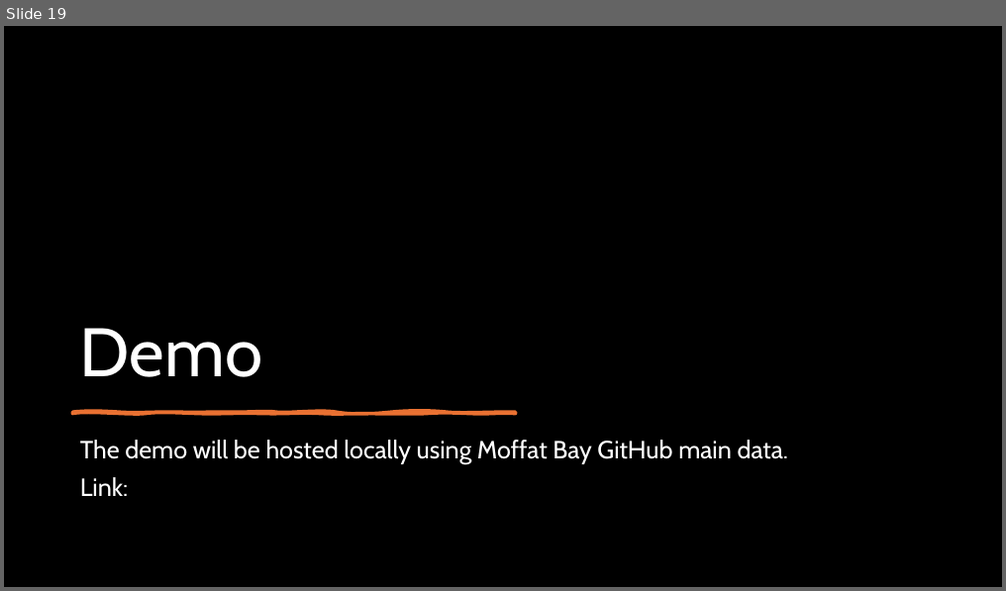
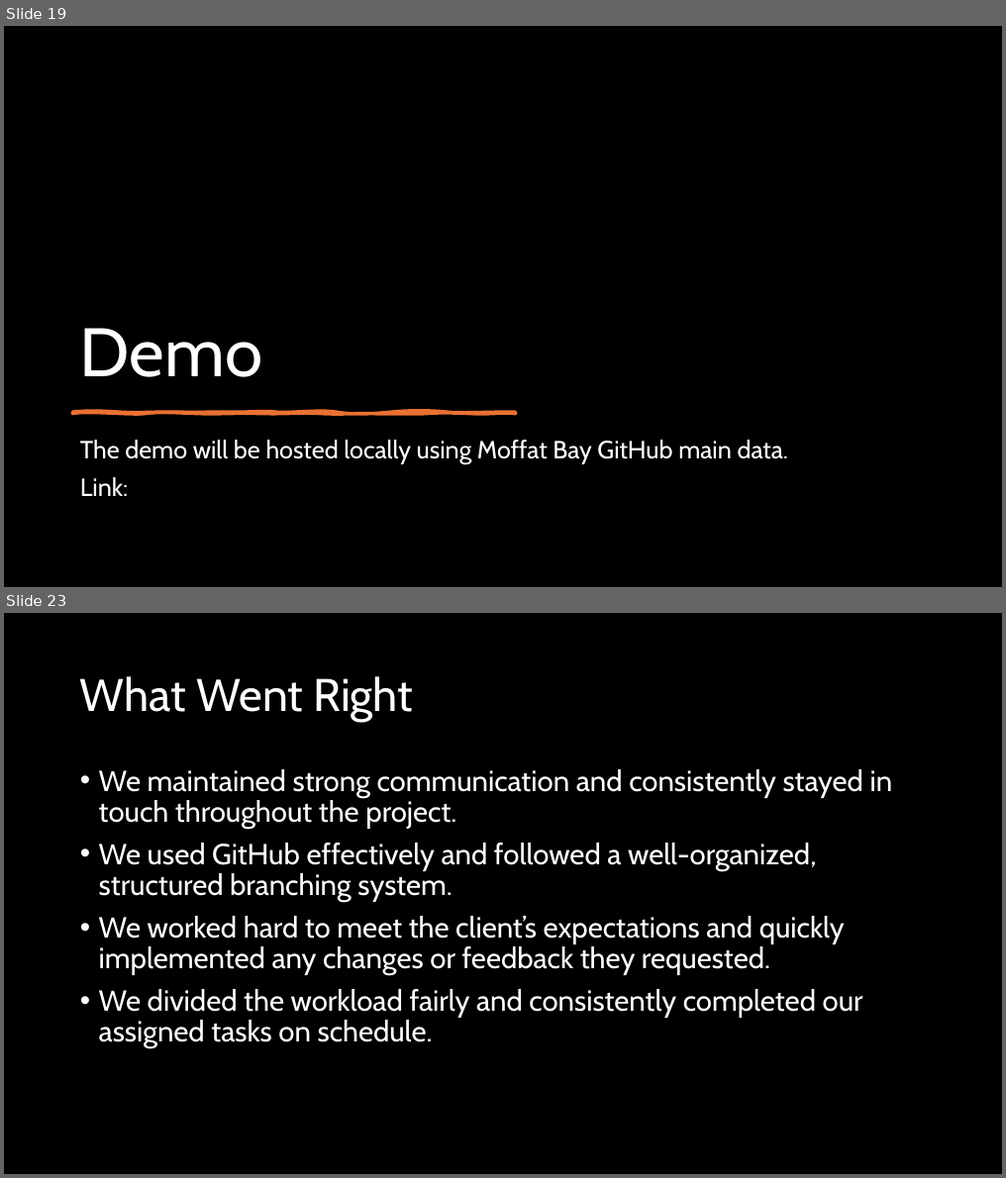
Before and after one commit to falkreon/MoffatBay, a slide deck: presentation/Moffat-Bay-Lodge.pptx. Shown one above the other, each under a label of ours: slide 19 before the commit, slides 19 and 23 after it; the slides between them are not shown. The pictures are 1006x591 and 1006x1178 pixels, drawn with LibreOffice and Linux fonts; fonts in the diff are those of the drawing. Boxes give left, top, right and bottom in pixels: in the first picture for what was removed or moved away, otherwise in the second. Text is boxed around its words. In the diff, an @@ line names an element or a change of style, - is before the commit and + after.

```diff
--- a/presentation/Moffat-Bay-Lodge.pptx
+++ b/presentation/Moffat-Bay-Lodge.pptx
@@ slide 23 added at box(4, 613, 1002, 1174), background #000000 @@
@@ title added at box(80, 676, 414, 722), 44 pt, text #FFFFFF @@
+What Went Right
@@ text added at box(99, 769, 893, 1050), 28 pt, text #FFFFFF @@
+• We maintained strong communication and consistently stayed in touch throughout the project.
+• We used GitHub effectively and followed a well-organized, structured branching system.
+• We worked hard to meet the client’s expectations and quickly implemented any changes or feedback they requested.
+• We divided the workload fairly and consistently completed our assigned tasks on schedule.
```
Also in this commit, not shown: 2 slides changed, 7 other slides added, 2 slides removed.
